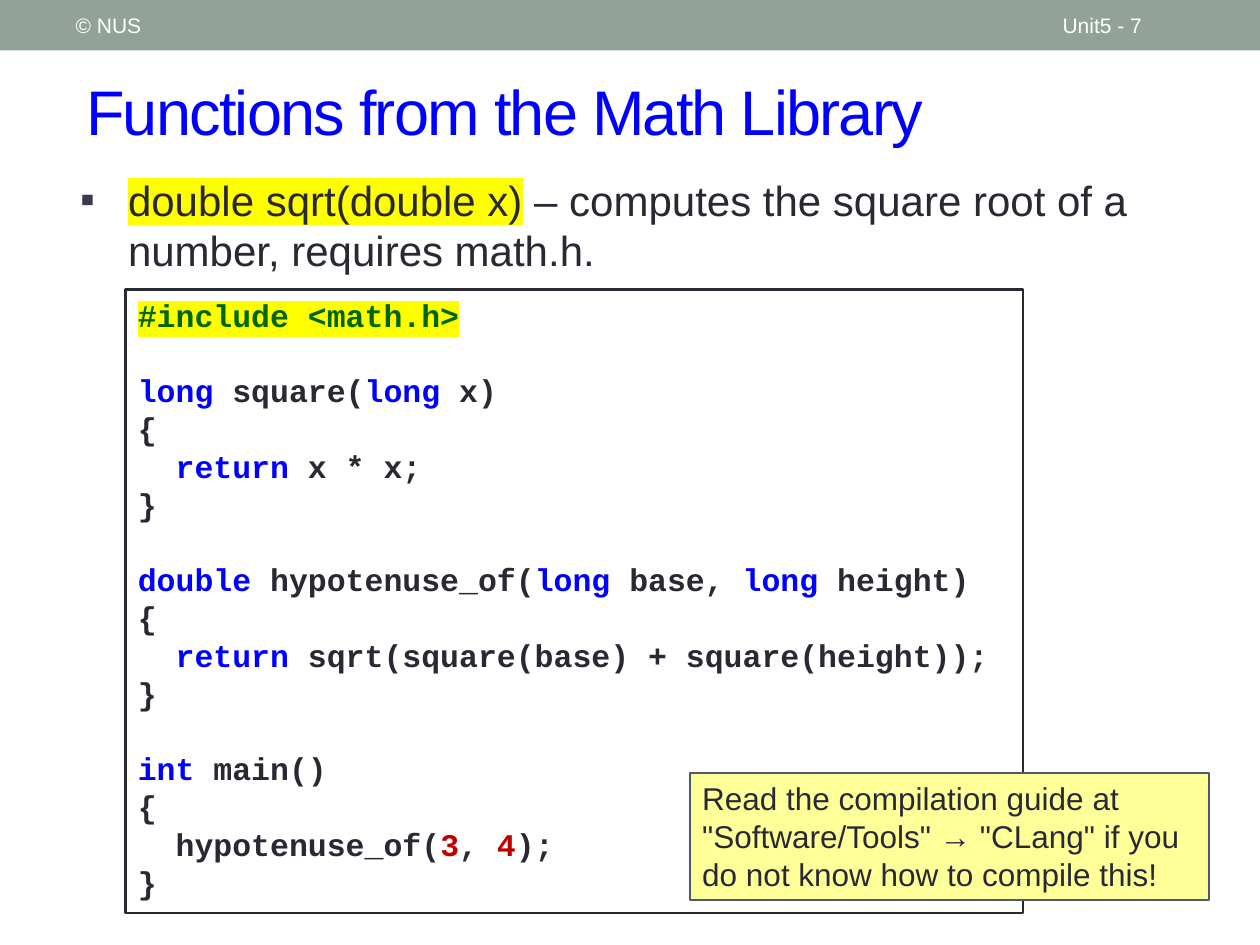
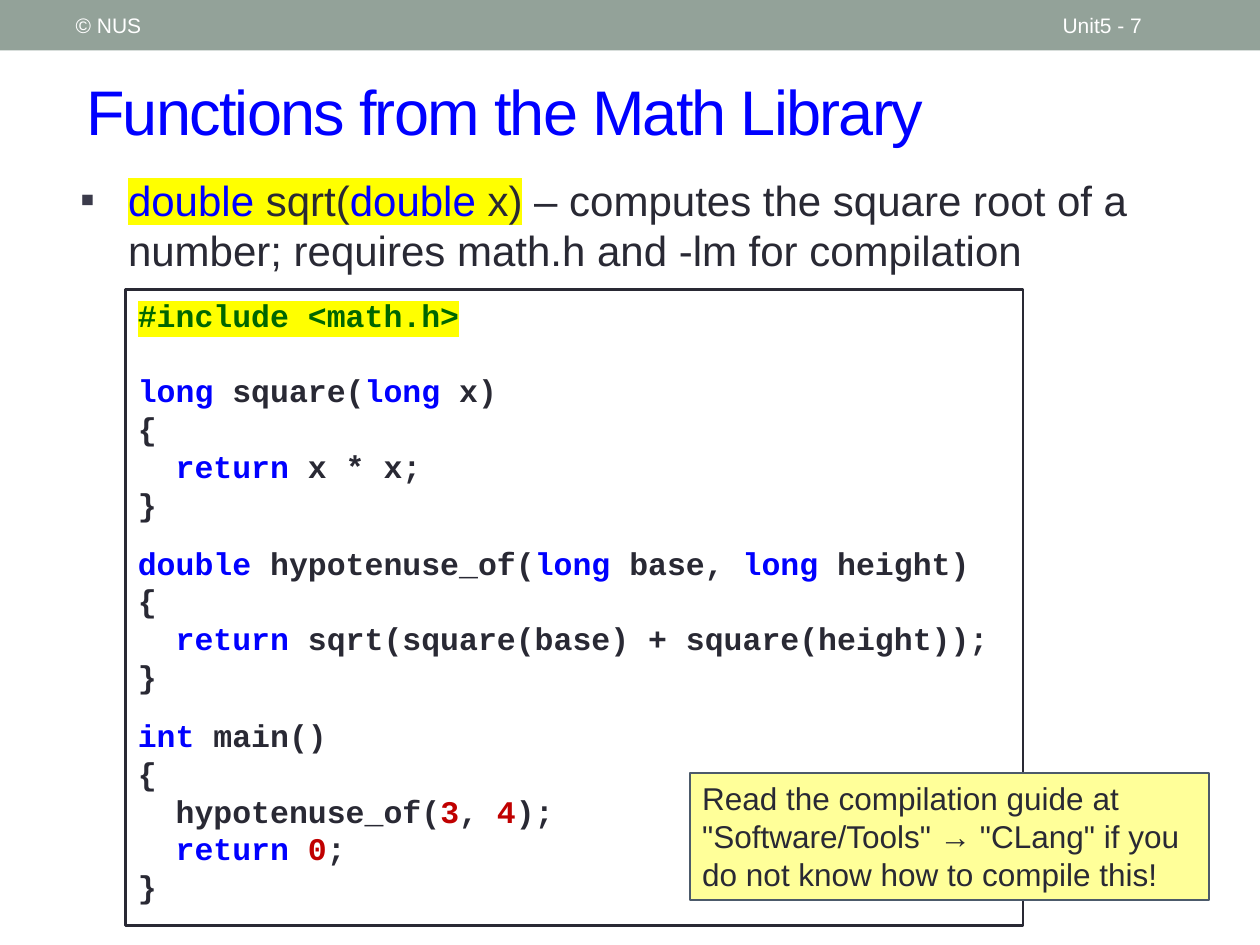
Before and after one commit to nus-cs1010-2021-s2/website, a slide deck: slide 7 of slides/Unit5_First C Program.pptx. Drawn at 1260x945 pixels with LibreOffice and Linux fonts; fonts in the diff are those of the drawing. Boxes give left, top, right and bottom in pixels: in the first picture for what was removed or moved away, otherwise in the second. Text is boxed around its words. In the diff, an @@ line names an element or a change of style, - is before the commit and + after.

```diff
--- a/slides/Unit5_First C Program.pptx
+++ b/slides/Unit5_First C Program.pptx
@@ text at box(128, 182, 1127, 275): text changed @@
-▪ double sqrt(double x) – computes the square root of a number, requires math.h.
+▪ double sqrt(double x) – computes the square root of a number; requires math.h and -lm for compilation
@@ rectangle "#include <math.h>": place and size @@
-rectangle "#include <math.h>" at box(125, 290, 1023, 914)
+rectangle "#include <math.h>" at box(125, 290, 1023, 926)
@@ text in rectangle at box(176, 839, 346, 866): paragraph added @@
+return 0;
```
Also in this commit, not shown: 6 other slides changed, 4 other files.
